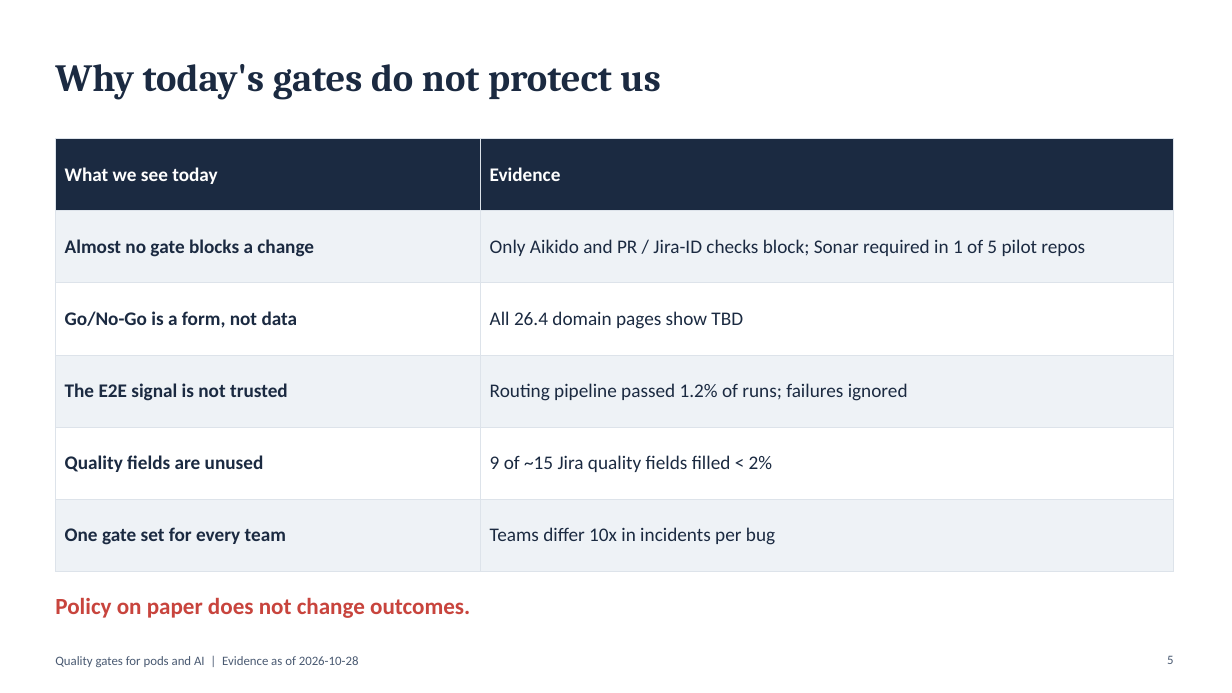
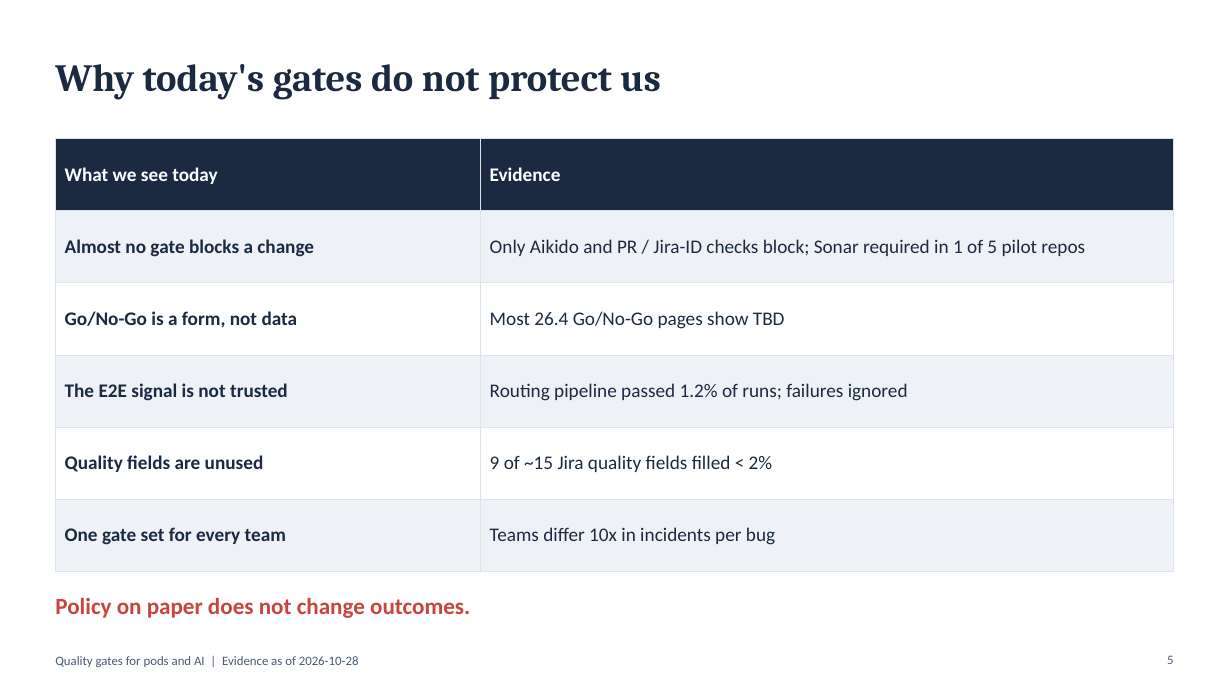
Before and after one commit to Guy-nice/ai-quality-discovery-factory, a slide deck: slide 5 of docs/05-summary/offsite-deck.pptx. Drawn at 1232x693 pixels with LibreOffice and Linux fonts; fonts in the diff are those of the drawing. Boxes give left, top, right and bottom in pixels: in the first picture for what was removed or moved away, otherwise in the second. Text is boxed around its words. In the diff, an @@ line names an element or a change of style, - is before the commit and + after.

```diff
--- a/docs/05-summary/offsite-deck.pptx
+++ b/docs/05-summary/offsite-deck.pptx
@@ table at [55,139,1174,549] @@
-row 3, column 2: All 26.4 domain pages show TBD
+row 3, column 2: Most 26.4 Go/No-Go pages show TBD
```
Also in this commit, not shown: 3 other slides changed, 23 other files.
